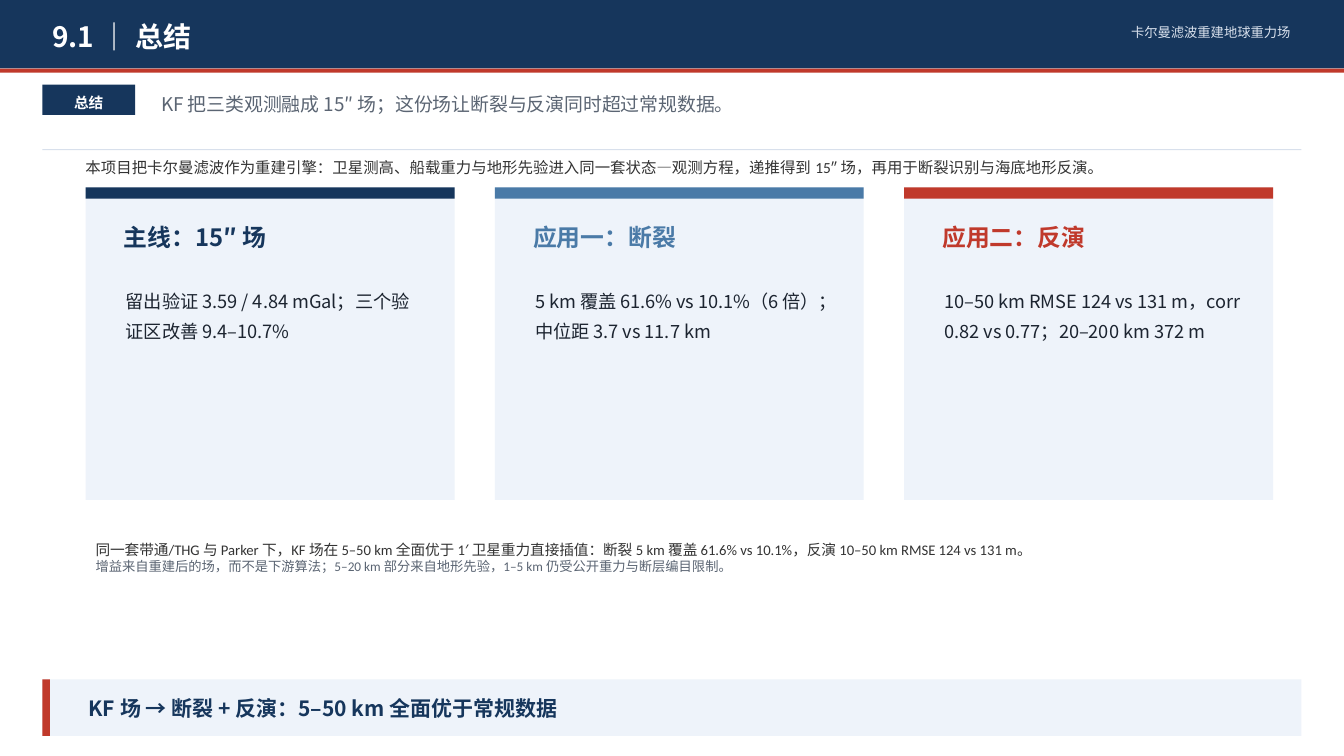
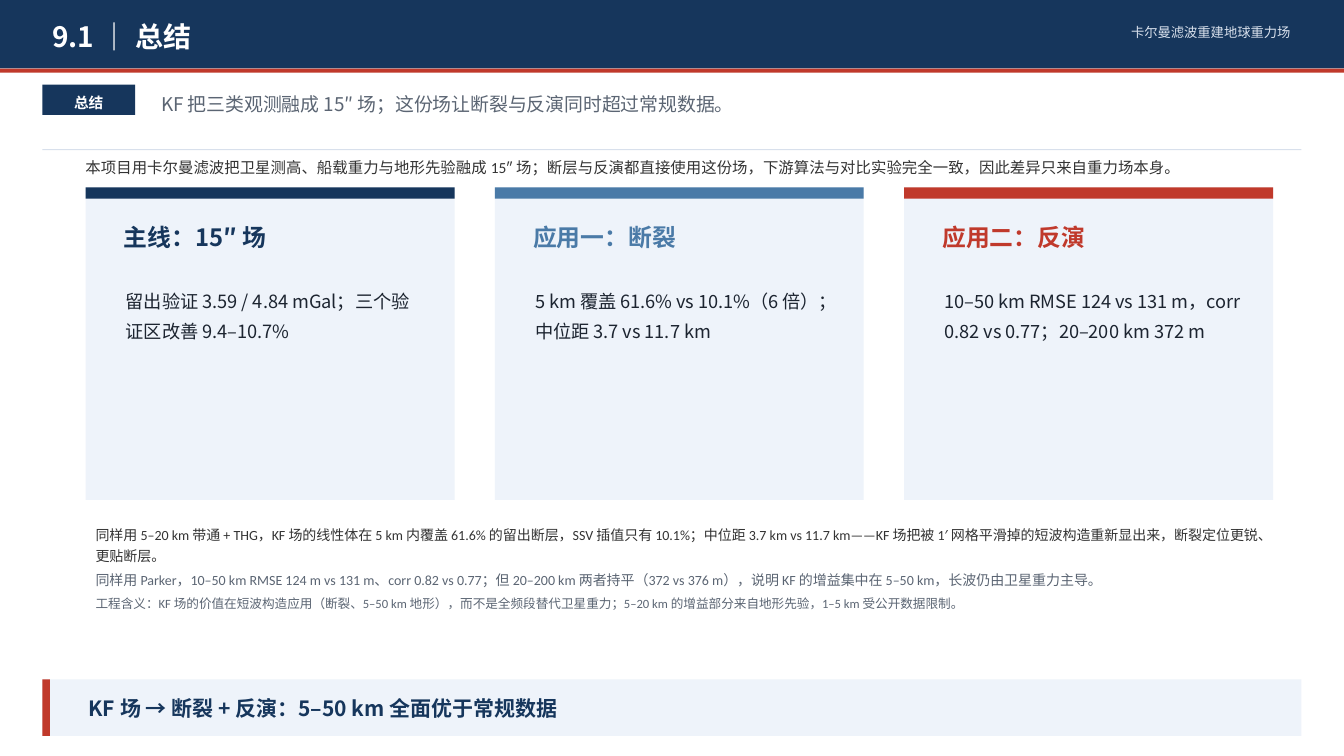
Before and after one commit to shuyunkai/kalman_gravity, a slide deck: slide 24 of ppt/卡尔曼滤波重建地球重力场_含研究内容.pptx. Drawn at 1344x756 pixels with LibreOffice and Linux fonts; fonts in the diff are those of the drawing. Boxes give left, top, right and bottom in pixels: in the first picture for what was removed or moved away, otherwise in the second. Text is boxed around its words. In the diff, an @@ line names an element or a change of style, - is before the commit and + after.

```diff
--- a/ppt/卡尔曼滤波重建地球重力场_含研究内容.pptx
+++ b/ppt/卡尔曼滤波重建地球重力场_含研究内容.pptx
@@ text at box(85, 160, 1180, 176): text changed @@
-本项目把卡尔曼滤波作为重建引擎：卫星测高、船载重力与地形先验进入同一套状态—观测方程，递推得到 15″ 场，再用于断裂识别与海底地形反演。
+本项目用卡尔曼滤波把卫星测高、船载重力与地形先验融成 15″ 场；断层与反演都直接使用这份场，下游算法与对比实验完全一致，因此差异只来自重力场本身。
@@ text at box(96, 528, 1272, 610): text changed; size 10.5 to 10 pt; text colour #333333 to #5B6573 @@
-同一套带通/THG 与 Parker 下，KF 场在 5–50 km 全面优于 1′ 卫星重力直接插值：断裂 5 km 覆盖 61.6% vs 10.1%，反演 10–50 km RMSE 124 vs 131 m。
-增益来自重建后的场，而不是下游算法；5–20 km 部分来自地形先验，1–5 km 仍受公开重力与断层编目限制。
+同样用 5–20 km 带通 + THG，KF 场的线性体在 5 km 内覆盖 61.6% 的留出断层，SSV 插值只有 10.1%；中位距 3.7 km vs 11.7 km——KF 场把被 1′ 网格平滑掉的短波构造重新显出来，断裂定位更锐、更贴断层。
+同样用 Parker，10–50 km RMSE 124 m vs 131 m、corr 0.82 vs 0.77；但 20–200 km 两者持平（372 vs 376 m），说明 KF 的增益集中在 5–50 km，长波仍由卫星重力主导。
+工程含义：KF 场的价值在短波构造应用（断裂、5–50 km 地形），而不是全频段替代卫星重力；5–20 km 的增益部分来自地形先验，1–5 km 受公开数据限制。
```
Also in this commit, not shown: 1 other file.
